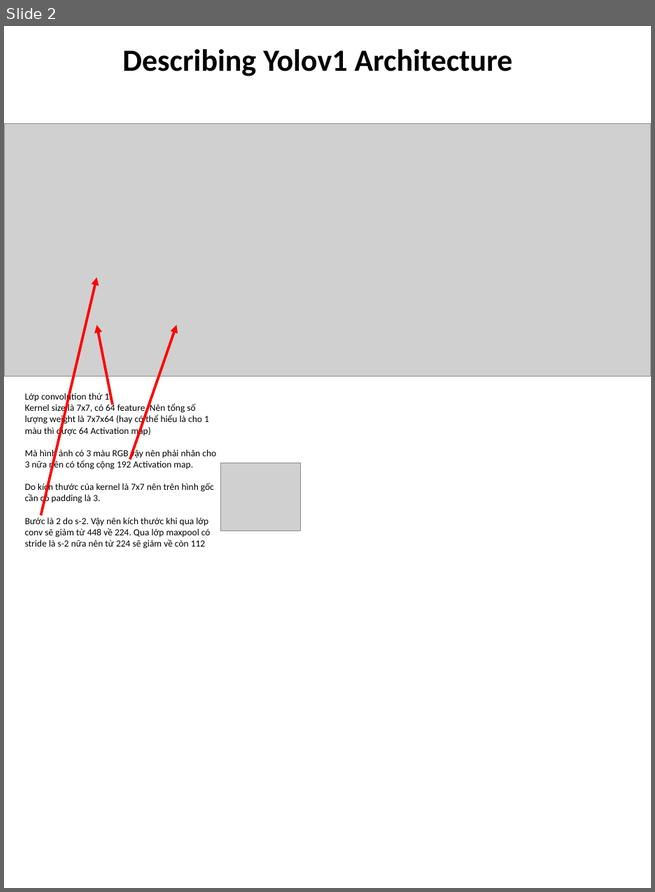
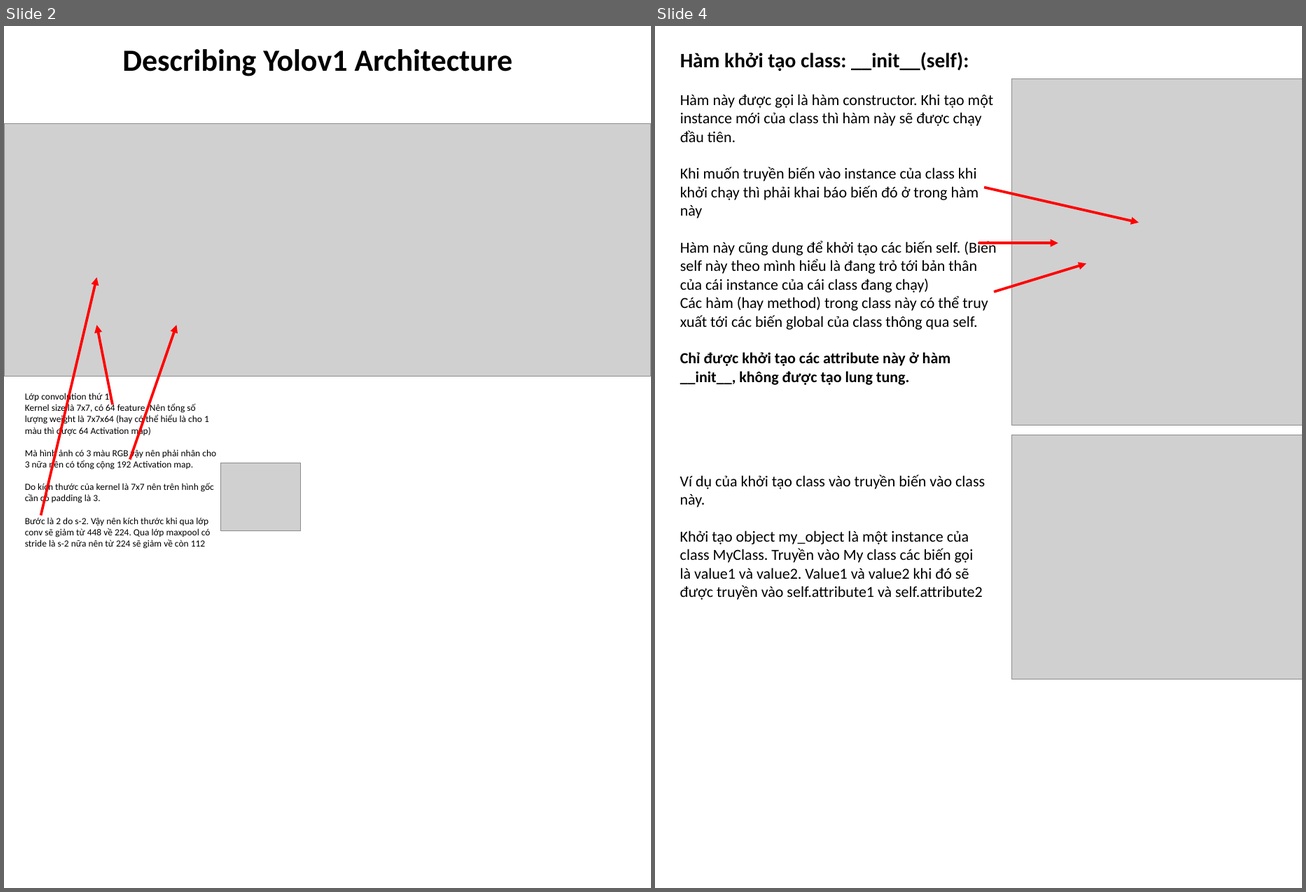
Before and after one commit to dphzz/Fault_detection_3d_printer, a slide deck: Yolov1/Documentation/Yolov1_implementation.pptx. Shown side by side, each under a label of ours: slide 2 before the commit, slides 2 and 4 after it; the slides between them are not shown. The pictures are 655x892 and 1306x892 pixels, drawn with LibreOffice and Linux fonts; fonts in the diff are those of the drawing; grey boxes stand for pictures. Boxes give left, top, right and bottom in pixels: in the first picture for what was removed or moved away, otherwise in the second. Text is boxed around its words. In the diff, an @@ line names an element or a change of style, - is before the commit and + after.

```diff
--- a/Yolov1/Documentation/Yolov1_implementation.pptx
+++ b/Yolov1/Documentation/Yolov1_implementation.pptx
@@ slide 4 added at [655,26,1302,888], background #FFFFFF @@
@@ text added at [680,52,996,385], 18 pt, text #000000 @@
+Hàm khởi tạo class: __init__(self):
+Hàm này được gọi là hàm constructor. Khi tạo một instance mới của class thì hàm này sẽ được chạy đầu tiên.
+Khi muốn truyền biến vào instance của class khi khởi chạy thì phải khai báo biến đó ở trong hàm này
+Hàm này cũng dung để khởi tạo các biến self. (Biến self này theo mình hiểu là đang trỏ tới bản thân của cái instance của cái class đang chạy)
+Các hàm (hay method) trong class này có thể truy xuất tới các biến global của class thông qua self.
+Chỉ được khởi tạo các attribute này ở hàm __init__, không được tạo lung tung.
@@ picture added at [1012,78,1302,425] @@
@@ arrow added from (984, 188) to (1139, 223), #FF0000 3 pt @@
@@ arrow added from (978, 243) to (1058, 243), #FF0000 3 pt @@
@@ arrow added from (994, 292) to (1086, 264), #FF0000 3 pt @@
@@ picture added at [1012,435,1302,679] @@
@@ text added at [680,475,985,600], 18 pt, text #000000 @@
+Ví dụ của khởi tạo class vào truyền biến vào class này.
+Khởi tạo object my_object là một instance của class MyClass. Truyền vào My class các biến gọi là value1 và value2. Value1 và value2 khi đó sẽ được truyền vào self.attribute1 và self.attribute2
```
Also in this commit, not shown: 2 other slides added.
